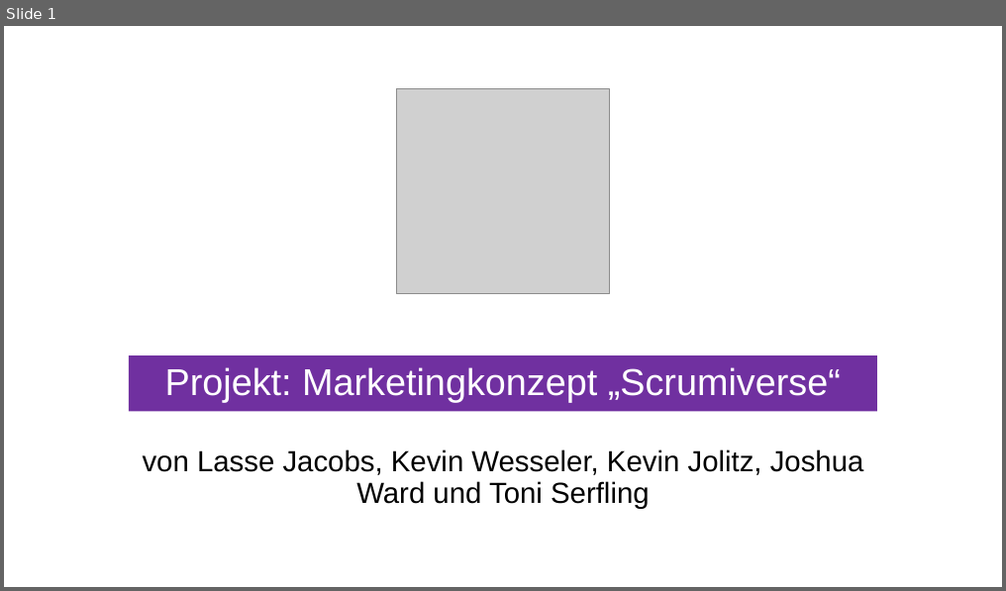
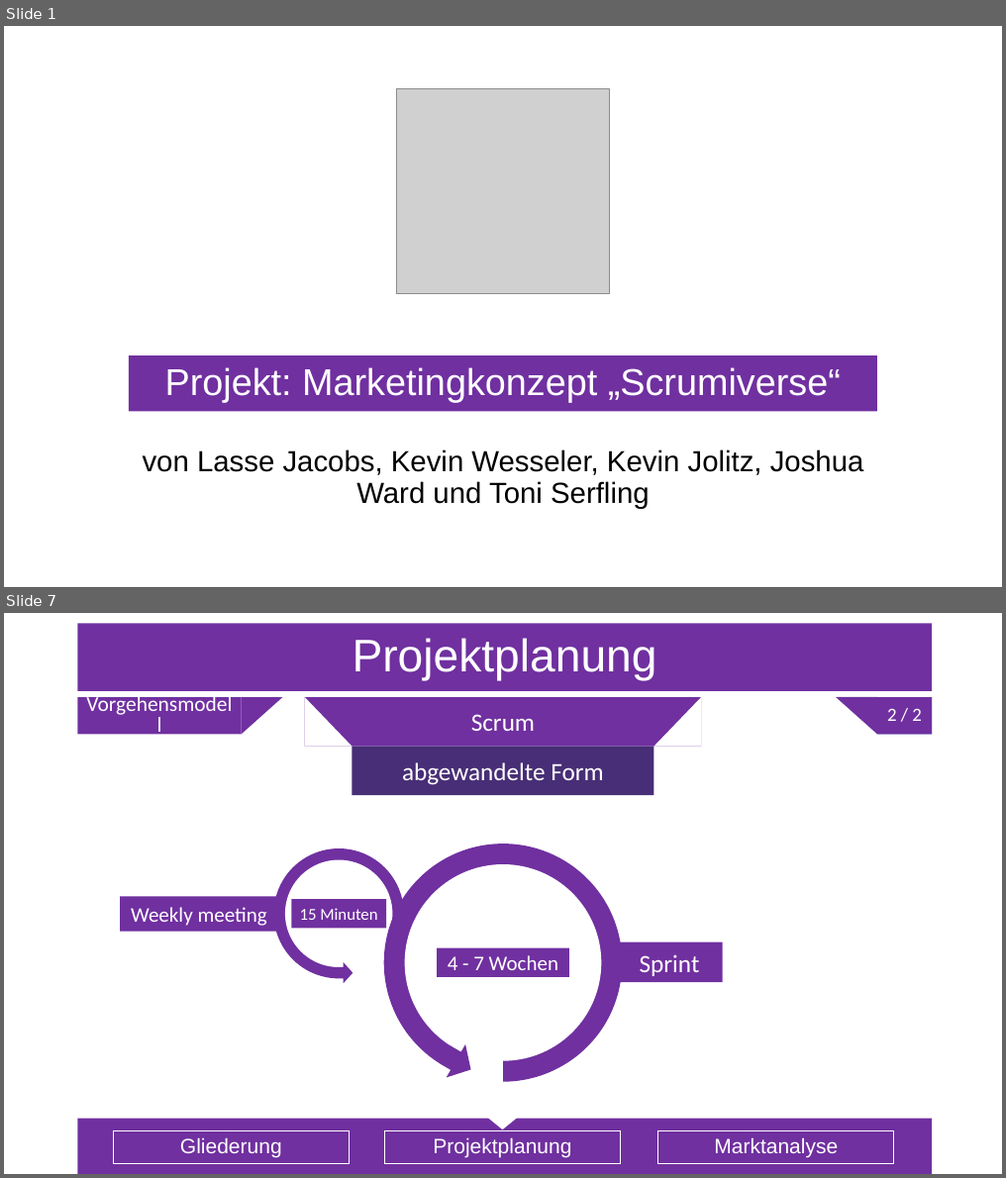
Before and after one commit to Sl0thking/mp_gproz_scrumiverse, a slide deck: 5_Präsentation/Projektpräsentation.pptx. Shown one above the other, each under a label of ours: slide 1 before the commit, slides 1 and 7 after it; the slides between them are not shown. The pictures are 1006x591 and 1006x1178 pixels, drawn with LibreOffice and Linux fonts; fonts in the diff are those of the drawing; grey boxes stand for pictures. Boxes give left, top, right and bottom in pixels: in the first picture for what was removed or moved away, otherwise in the second. Text is boxed around its words. In the diff, an @@ line names an element or a change of style, - is before the commit and + after.

Commit message:
#USID016
#Datum 04.04.2016, 05.04.2016
#Zeit 4h
#Info
- Präsentationsteile Projektplanung und Marktanalye bearbeitet

```diff
--- a/5_Präsentation/Projektpräsentation.pptx
+++ b/5_Präsentation/Projektpräsentation.pptx
@@ slide 7 added at box(4, 613, 1002, 1174), background #FFFFFF @@
@@ title added at box(77, 624, 932, 691), fill #7030A0, outline #325491 1 pt, 44 pt, text #FFFFFF @@
+Projektplanung
@@ text added at box(77, 697, 241, 735), fill #7030A0, 20.4 pt, text #FFFFFF @@
+Vorgehensmodell
@@ right triangle added at box(242, 697, 282, 735), fill #7030A0 @@
@@ group added at box(305, 697, 702, 796): 2 rectangles, 2 right triangles @@
+Scrum
+abgewandelte Form
@@ right triangle added at box(836, 697, 877, 735), fill #7030A0 @@
@@ rectangle added at box(877, 697, 933, 734), fill #4472C4 @@
@@ text added at box(877, 697, 933, 735), fill #7030A0, 18 pt, text #FFFFFF @@
+2 / 2
@@ ellipse added at box(384, 844, 623, 1081), fill #7030A0 @@
@@ ellipse added at box(405, 864, 601, 1061), fill #FFFFFF @@
@@ rectangle added at box(120, 897, 278, 931), fill #7030A0, 20 pt, text #FFFFFF @@
+Weekly meeting
@@ rectangle added at box(291, 899, 386, 928), fill #7030A0, 16 pt, text #FFFFFF @@
+15 Minuten
@@ rectangle added at box(363, 922, 426, 986), fill #FFFFFF @@
@@ group added at box(250, 825, 428, 1003): 3 rectangles, 2 ellipses, 1 right arrow @@
@@ rectangle added at box(437, 949, 569, 977), fill #7030A0, 20 pt, text #FFFFFF @@
+4 - 7 Wochen
@@ rectangle added at box(617, 943, 723, 983), fill #7030A0, 24 pt, text #FFFFFF @@
+Sprint
@@ rectangle added at box(420, 1036, 490, 1117), fill #FFFFFF @@
@@ right arrow added at box(436, 1039, 480, 1086), fill #7030A0 @@
@@ rectangle added at box(455, 1034, 492, 1106), fill #FFFFFF @@
@@ rectangle added at box(474, 1034, 503, 1100), fill #FFFFFF @@
@@ rectangle added at box(77, 1119, 932, 1174), fill #7030A0 @@
@@ text added at box(113, 1131, 350, 1164), outline #FFFFFF 0.75 pt, 20 pt, text #FFFFFF @@
+Gliederung
@@ text added at box(385, 1131, 621, 1164), outline #FFFFFF 0.75 pt, 20 pt, text #FFFFFF @@
+Projektplanung
@@ triangle added at box(489, 1118, 516, 1130), fill #FFFFFF, outline #FFFFFF 1 pt @@
@@ text added at box(658, 1131, 894, 1164), outline #FFFFFF 0.75 pt, 20 pt, text #FFFFFF @@
+Marktanalyse
```
Also in this commit, not shown: 13 slides changed, 9 other slides added, 1 slide removed, 1 other file.
